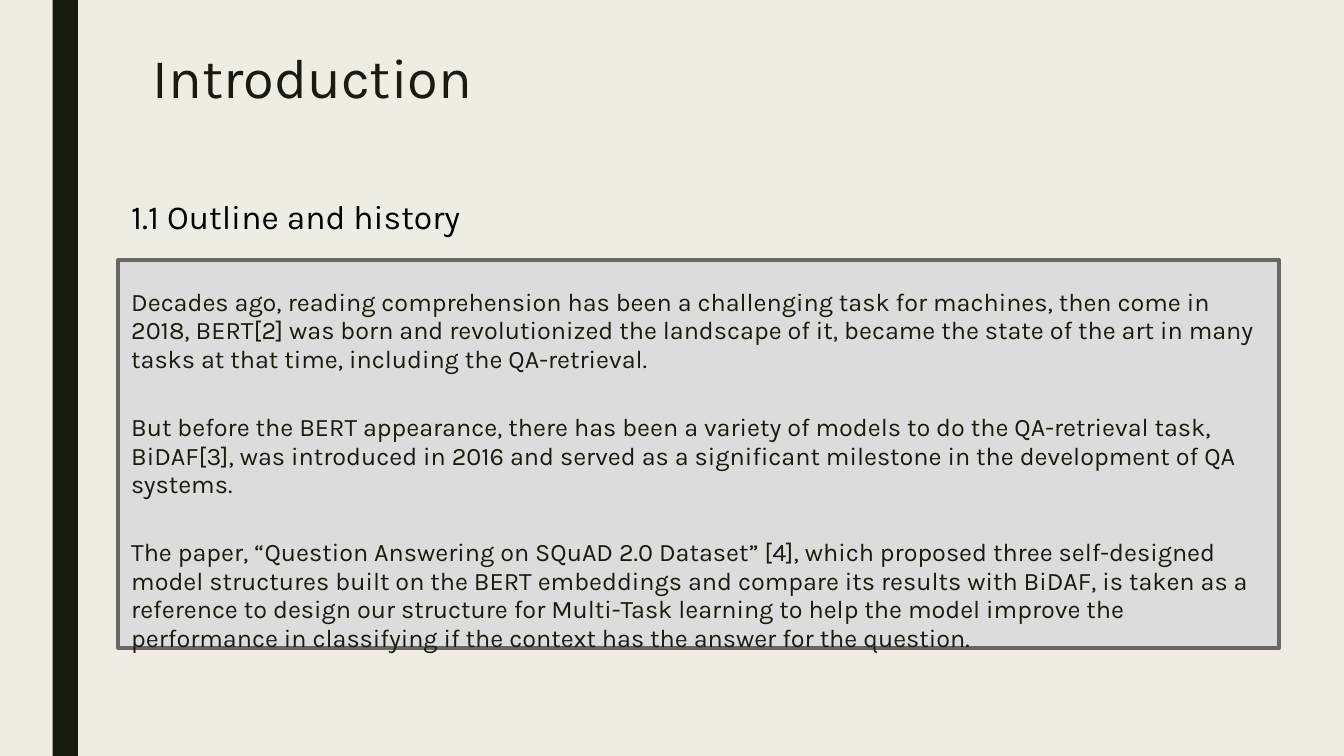
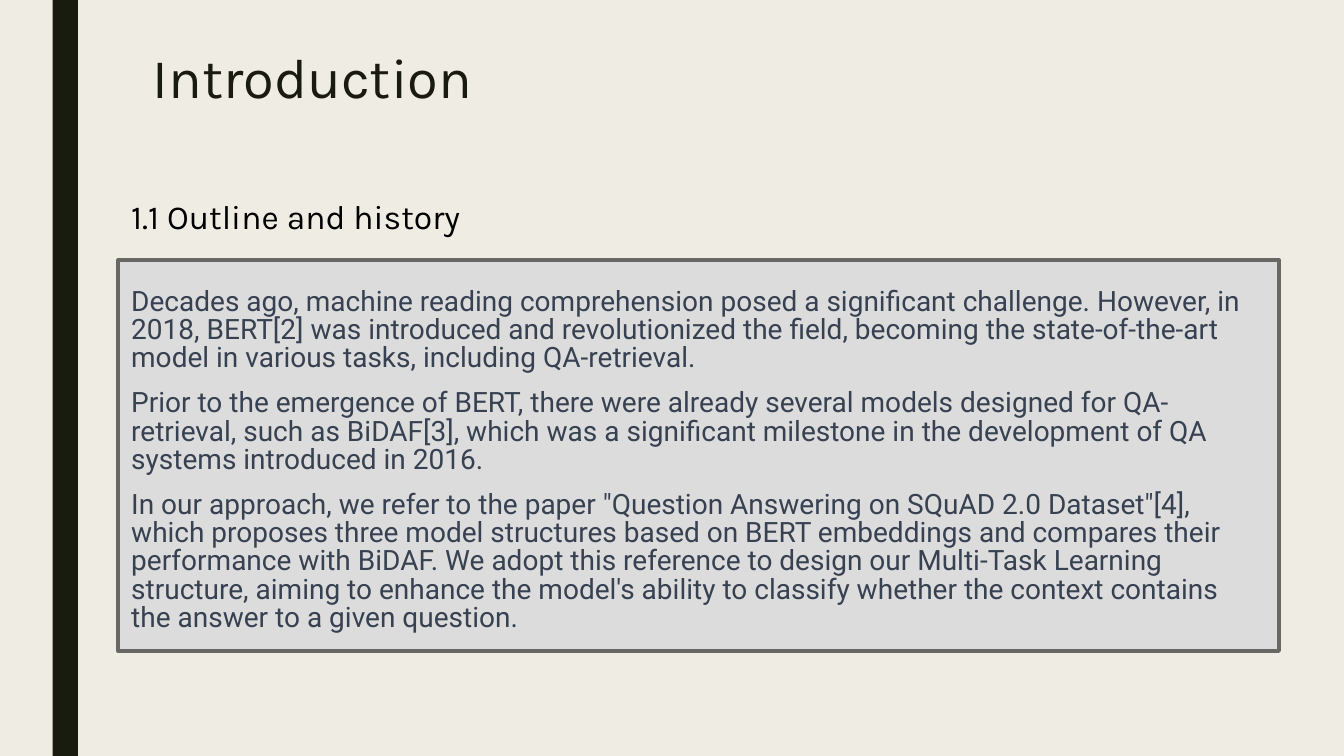
Before and after one commit to wangjasonx62301/How-multitasking-benefits-QA-Retrieval, a slide deck: slide 3 of Temp_2.pptx. Drawn at 1344x756 pixels with LibreOffice and Linux fonts; fonts in the diff are those of the drawing. Boxes give left, top, right and bottom in pixels: in the first picture for what was removed or moved away, otherwise in the second. Text is boxed around its words. In the diff, an @@ line names an element or a change of style, - is before the commit and + after.

```diff
--- a/Temp_2.pptx
+++ b/Temp_2.pptx
@@ text at (x1=131, y1=289, x2=1239, y2=633): text changed; size 18 to 20 pt; font Karla to Roboto; text colour #191B0E to #374151 @@
-Decades ago, reading comprehension has been a challenging task for machines, then come in 2018, BERT[2] was born and revolutionized the landscape of it, became the state of the art in many tasks at that time, including the QA-retrieval.
-But before the BERT appearance, there has been a variety of models to do the QA-retrieval task, BiDAF[3], was introduced in 2016 and served as a significant milestone in the development of QA systems.
-The paper, “Question Answering on SQuAD 2.0 Dataset” [4], which proposed three self-designed model structures built on the BERT embeddings and compare its results with BiDAF, is taken as a reference to design our structure for Multi-Task learning to help the model improve the performance in classifying if the context has the answer for the question.
+Decades ago, machine reading comprehension posed a significant challenge. However, in 2018, BERT[2] was introduced and revolutionized the field, becoming the state-of-the-art model in various tasks, including QA-retrieval.
+Prior to the emergence of BERT, there were already several models designed for QA-retrieval, such as BiDAF[3], which was a significant milestone in the development of QA systems introduced in 2016.
+In our approach, we refer to the paper "Question Answering on SQuAD 2.0 Dataset"[4], which proposes three model structures based on BERT embeddings and compares their performance with BiDAF. We adopt this reference to design our Multi-Task Learning structure, aiming to enhance the model's ability to classify whether the context contains the answer to a given question.
```
Also in this commit, not shown: 13 other slides changed, 6 slides added, 2 slides removed, 5 other files.
